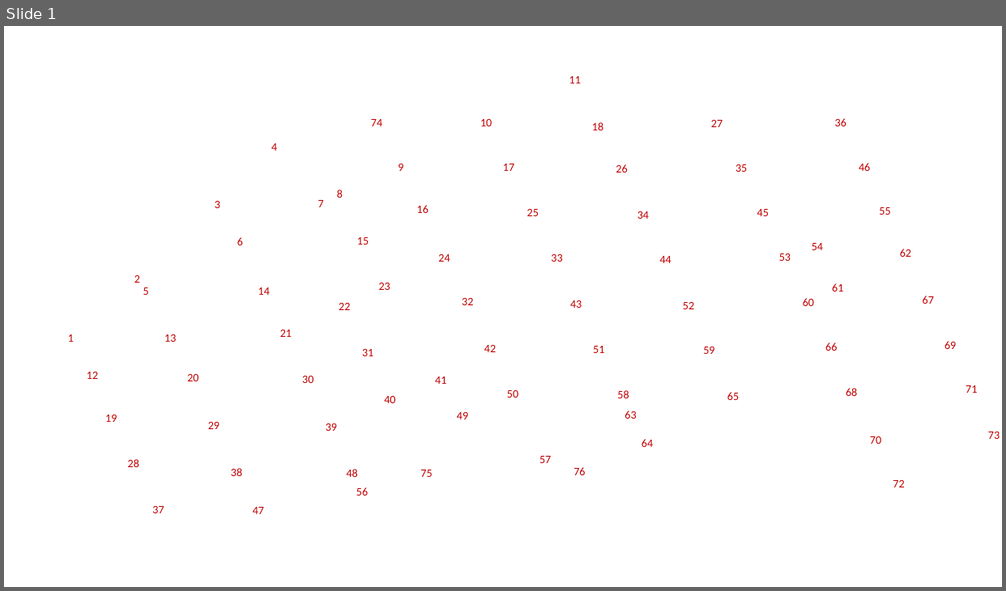
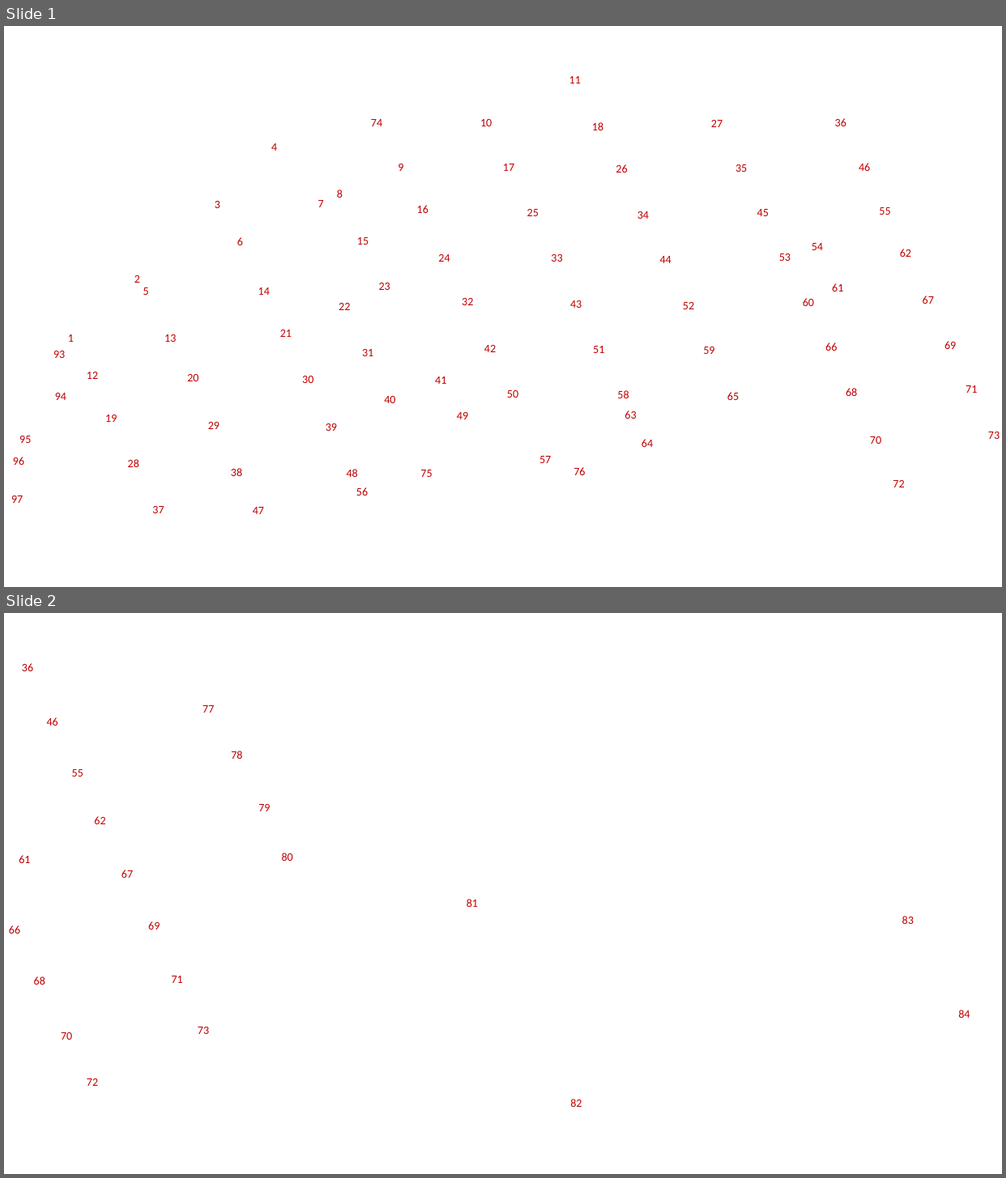
Before and after one commit to cmudrc/pied-piper, a slide deck: examples/utqiavik/labels/labels.pptx. Shown one above the other, each under a label of ours: slide 1 before the commit, slides 1 and 2 after it. The pictures are 1006x591 and 1006x1178 pixels, drawn with LibreOffice and Linux fonts; fonts in the diff are those of the drawing; background and template pictures are left out. Boxes give left, top, right and bottom in pixels: in the first picture for what was removed or moved away, otherwise in the second. Text is boxed around its words. In the diff, an @@ line names an element or a change of style, - is before the commit and + after.

```diff
--- a/examples/utqiavik/labels/labels.pptx
+++ b/examples/utqiavik/labels/labels.pptx
@@ slide 2 added at box(4, 613, 1002, 1174), background picture (left out) @@
@@ text added at box(22, 663, 33, 671), 11 pt, text #C00000 @@
+36
@@ text added at box(202, 705, 214, 713), 11 pt, text #C00000 @@
+77
@@ text added at box(47, 717, 58, 726), 11 pt, text #C00000 @@
+46
@@ text added at box(231, 751, 242, 759), 11 pt, text #C00000 @@
+78
@@ text added at box(72, 769, 83, 777), 11 pt, text #C00000 @@
+55
@@ text added at box(258, 804, 270, 811), 11 pt, text #C00000 @@
+79
@@ text added at box(94, 816, 105, 824), 11 pt, text #C00000 @@
+62
@@ text added at box(19, 855, 30, 863), 11 pt, text #C00000 @@
+61
@@ text added at box(282, 853, 293, 861), 11 pt, text #C00000 @@
+80
@@ text added at box(121, 870, 133, 878), 11 pt, text #C00000 @@
+67
@@ text added at box(467, 899, 478, 907), 11 pt, text #C00000 @@
+81
@@ text added at box(9, 926, 20, 934), 11 pt, text #C00000 @@
+66
@@ text added at box(148, 922, 160, 930), 11 pt, text #C00000 @@
+69
@@ text added at box(902, 916, 914, 924), 11 pt, text #C00000 @@
+83
@@ text added at box(34, 977, 45, 985), 11 pt, text #C00000 @@
+68
@@ text added at box(172, 976, 183, 983), 11 pt, text #C00000 @@
+71
@@ text added at box(958, 1010, 970, 1018), 11 pt, text #C00000 @@
+84
@@ text added at box(61, 1033, 72, 1040), 11 pt, text #C00000 @@
+70
@@ text added at box(198, 1027, 209, 1034), 11 pt, text #C00000 @@
+73
@@ text added at box(87, 1079, 98, 1086), 11 pt, text #C00000 @@
+72
@@ text added at box(570, 1099, 582, 1107), 11 pt, text #C00000 @@
+82
@@ slide 1 changed as well @@
@@ text added at box(53, 351, 65, 358), 11 pt, text #C00000 @@
+93
@@ text added at box(55, 393, 66, 400), 11 pt, text #C00000 @@
+94
@@ text added at box(19, 436, 31, 443), 11 pt, text #C00000 @@
+95
@@ text added at box(13, 457, 24, 465), 11 pt, text #C00000 @@
+96
@@ text added at box(11, 496, 23, 503), 11 pt, text #C00000 @@
+97
```
Also in this commit, not shown: 1 other slide added, 1 slide removed, 5 other files.
